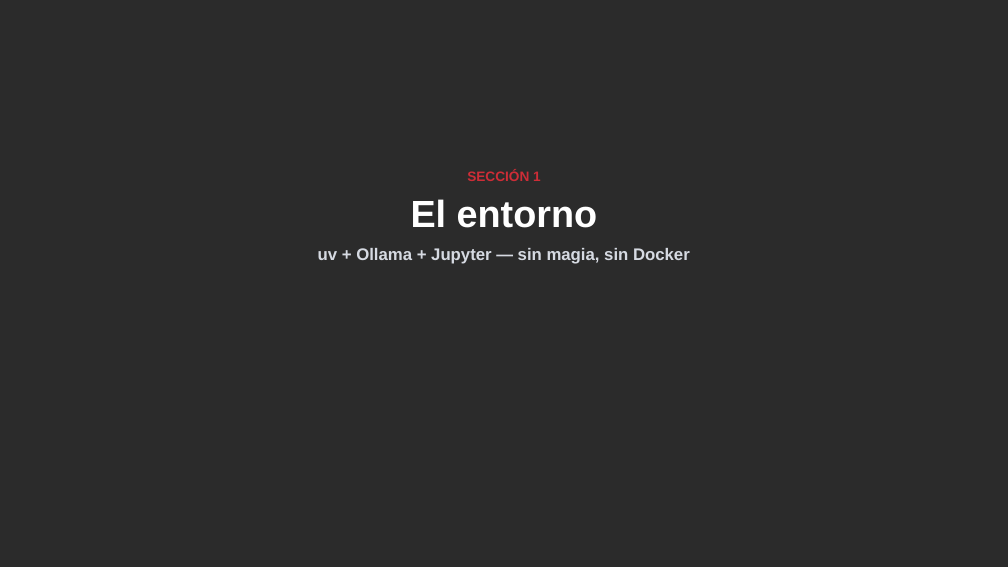
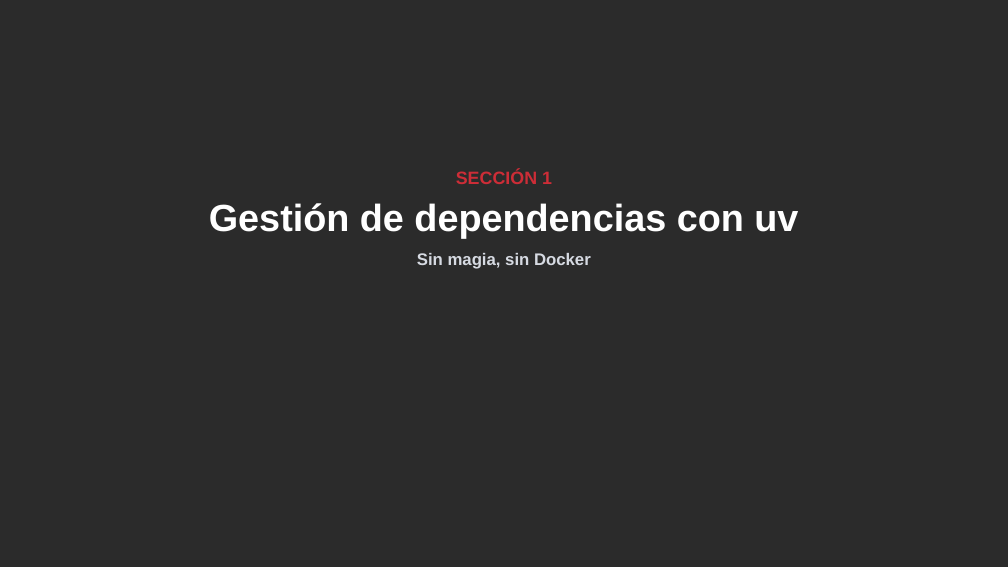
Before and after one commit to drj3ky11/FearOfTheDark, a slide deck: slide 2 of bloque3_setup/csbc26_b3_setup.pptx. Drawn at 1008x567 pixels with LibreOffice and Linux fonts; fonts in the diff are those of the drawing; background and template pictures are left out; a plain dark background stands for a picture behind light text. Boxes give left, top, right and bottom in pixels: in the first picture for what was removed or moved away, otherwise in the second. Text is boxed around its words. In the diff, an @@ line names an element or a change of style, - is before the commit and + after.

Commit message:
refactor: renumerar bloques y reenfocar bloque3_setup en instalación
- bloque3_agentes -> bloque4_agentes (aporte de compañero)
- bloque4_* (casos prácticos) -> bloque5_*
- Actualizadas referencias cruzadas en README, scripts/ y notebooks
- bloque3_setup ahora se centra en uv, Ollama y el stack de librerías
  en vez de terminar con un repaso del ciclo de análisis completo
- uv.lock actualizado tras uv sync (dependencia crewai)
- .gitignore: excluir correcciones.txt (notas locales por bloque)

```diff
--- a/bloque3_setup/csbc26_b3_setup.pptx
+++ b/bloque3_setup/csbc26_b3_setup.pptx
@@ text at [456,171,552,184]: size 13 to 17 pt in "SECCIÓN 1" @@
@@ text at [209,203,798,269]: text changed; size 16 to 36 pt; text colour #D6DAE2 to #FFFFFF @@
-El entorno
-uv + Ollama + Jupyter — sin magia, sin Docker
+Gestión de dependencias con uv
+Sin magia, sin Docker
```
Also in this commit, not shown: 5 other slides changed, 7 slides added, 5 slides removed, 62 other files.
